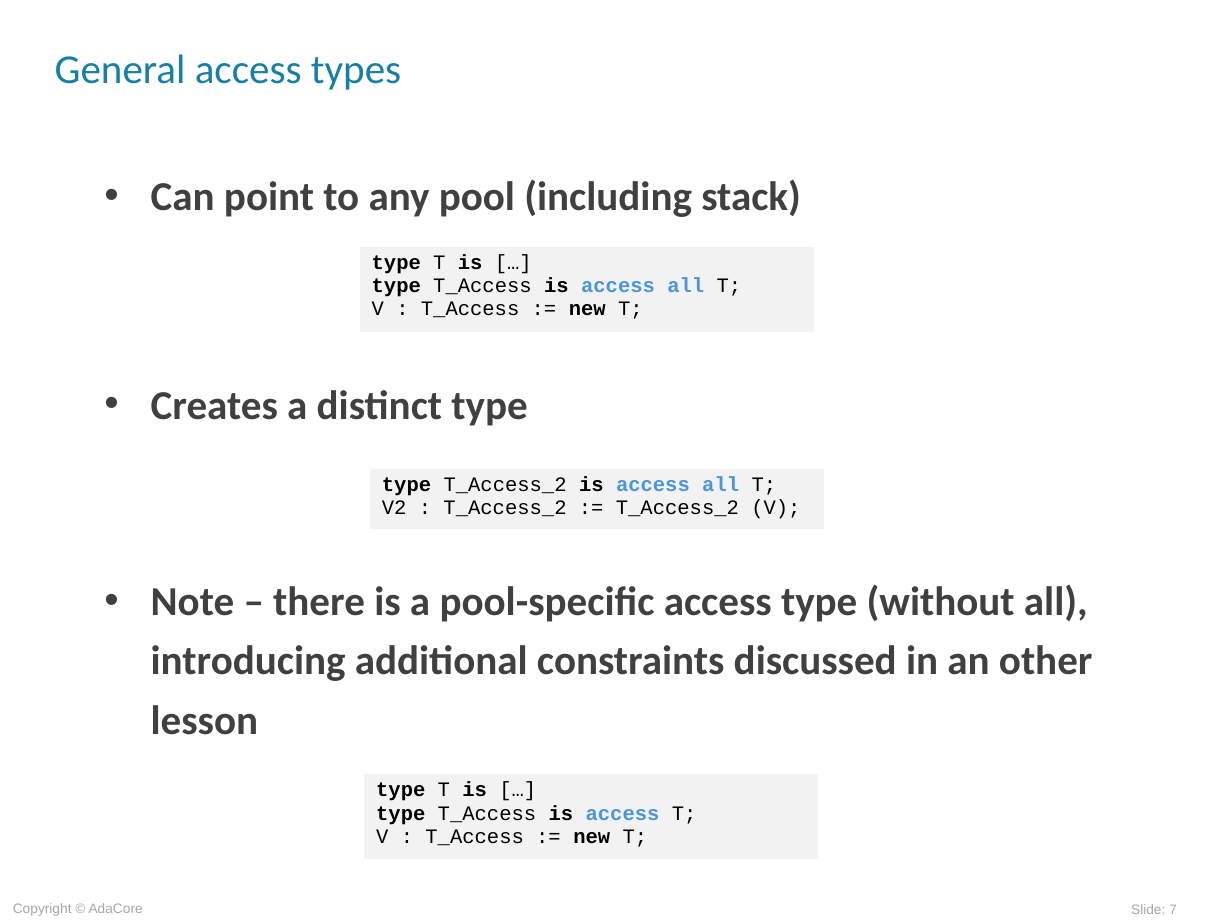
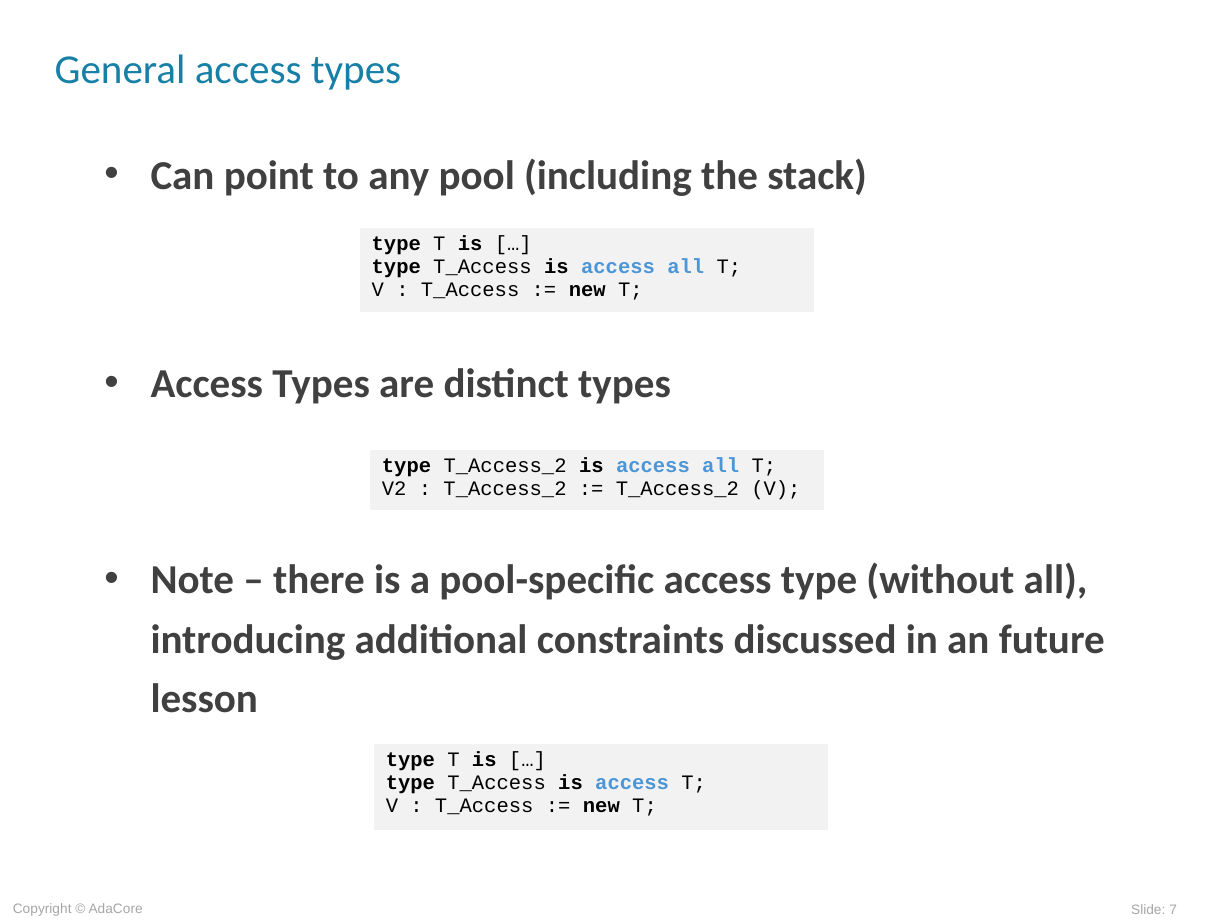
Before and after one commit to AdaCoreU/Courses, a slide deck: slide 7 of lectures/03_Programming_in_the_Large/03_Access_Types/slides/Access_Types.ppt. Drawn at 1232x924 pixels with LibreOffice and Linux fonts; fonts in the diff are those of the drawing; background and template pictures are left out. Boxes give left, top, right and bottom in pixels: in the first picture for what was removed or moved away, otherwise in the second. Text is boxed around its words. In the diff, an @@ line names an element or a change of style, - is before the commit and + after.

```diff
--- a/lectures/03_Programming_in_the_Large/03_Access_Types/slides/Access_Types.ppt
+++ b/lectures/03_Programming_in_the_Large/03_Access_Types/slides/Access_Types.ppt
@@ text at (x1=151, y1=158, x2=1105, y2=713): text changed @@
-• Can point to any pool (including stack)
-• Creates a distinct type
-• Note – there is a pool-specific access type (without all), introducing additional constraints discussed in an other lesson
+• Can point to any pool (including the stack)
+• Access Types are distinct types
+• Note – there is a pool-specific access type (without all), introducing additional constraints discussed in an future lesson
@@ table moved from (x1=360, y1=246, x2=814, y2=333) to (x1=360, y1=227, x2=814, y2=313) @@
@@ table moved from (x1=370, y1=468, x2=824, y2=530) to (x1=370, y1=448, x2=824, y2=510) @@
@@ table moved from (x1=363, y1=774, x2=818, y2=860) to (x1=373, y1=743, x2=828, y2=830) @@
```
Also in this commit, not shown: 20 other slides changed, 7 other files.
